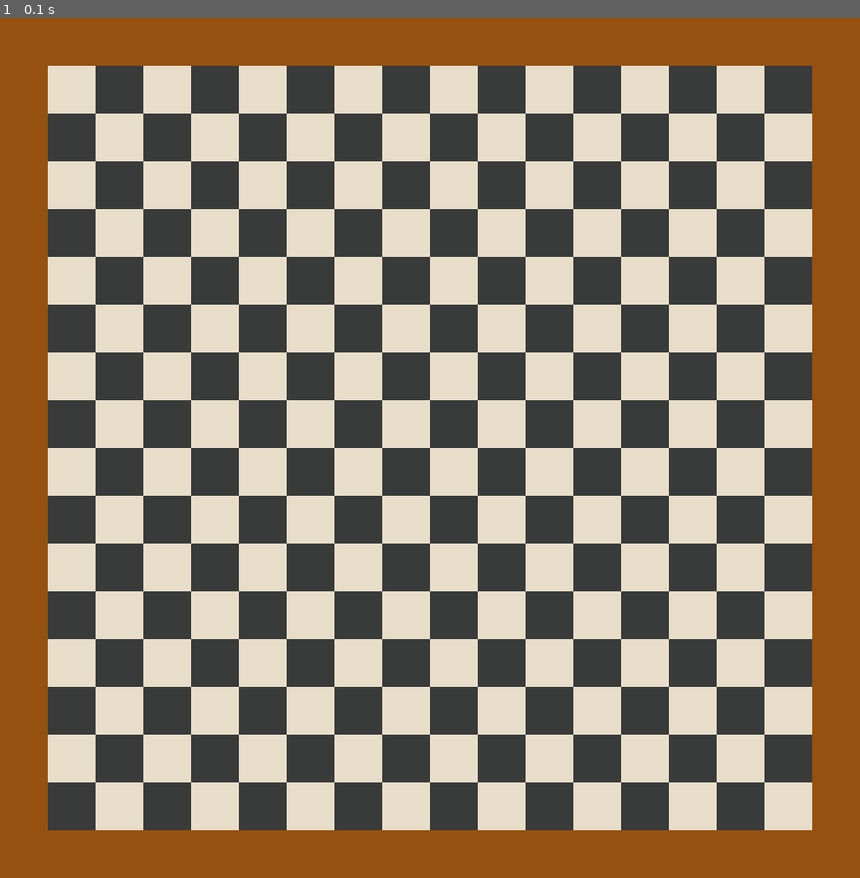
Above: before the commit, frame 1.
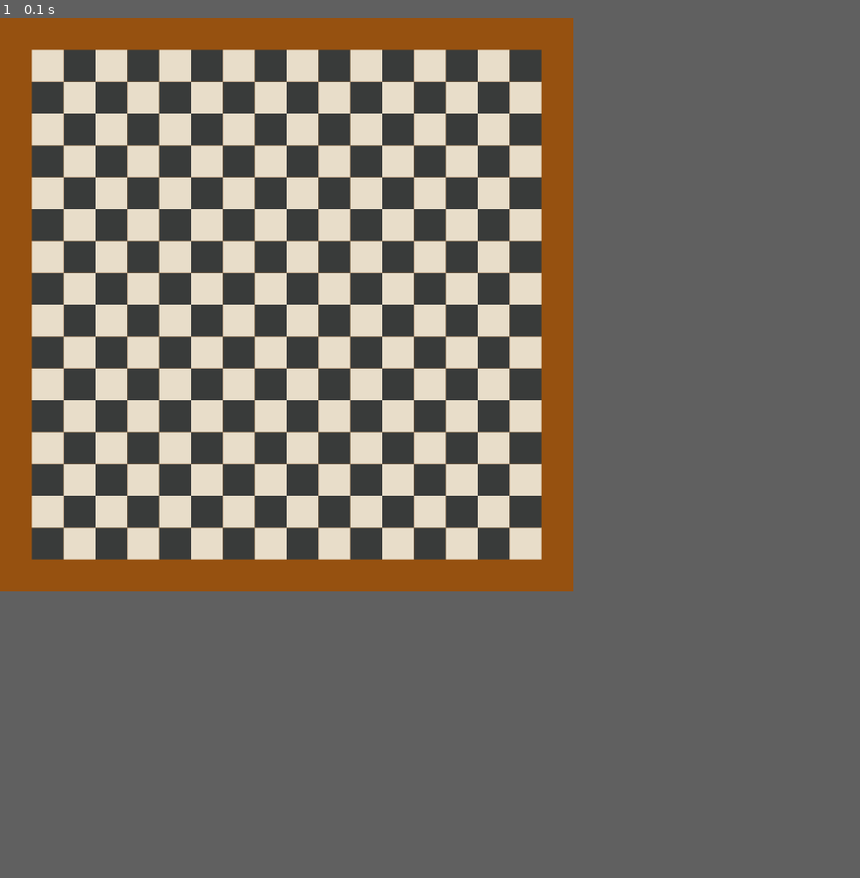
Above: after the commit, the same moment.

Repository: jgerstein/FinalProject18
Game: pygame game, started from grid.py
Two runs of this game, one before a commit and one after it. Both use one fixed random seed, a clock stepped at 60 frames per second and the inputs below.
Inputs:
- Up to frame 1 (0.1 s): no input
In our replay, the window is 900x900 before the commit and 600x600 after it. These sizes can differ from the game's own. Grey fills any space a smaller window leaves; there, only what the larger window draws over its background counts as a difference.

The runs differ from the first frame. In frame 1, 58% of the frame differs, in the area x 0-100%, y 0-100%.

Commit message:
"rescale chessboard and screen"

Diff:
--- a/grid.py
+++ b/grid.py
@@ -1,7 +1,7 @@
 import pygame
 
 pygame.init()
-screen = pygame.display.set_mode((900,900))
+screen = pygame.display.set_mode((600,600))
 clock = pygame.time.Clock()
 chessboard = pygame.image.load("chessboard.png")
 done = False
Binary file changed: chessboard.png
Not shown, changed: chessboard.svg
